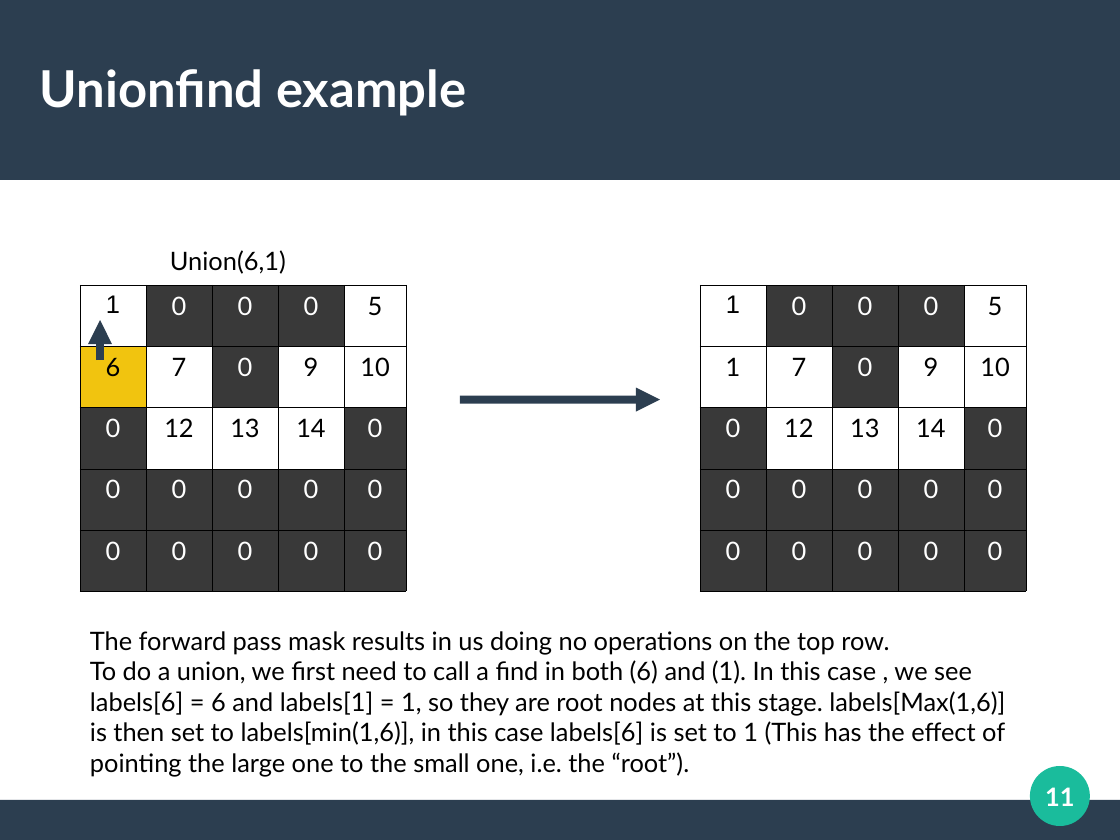
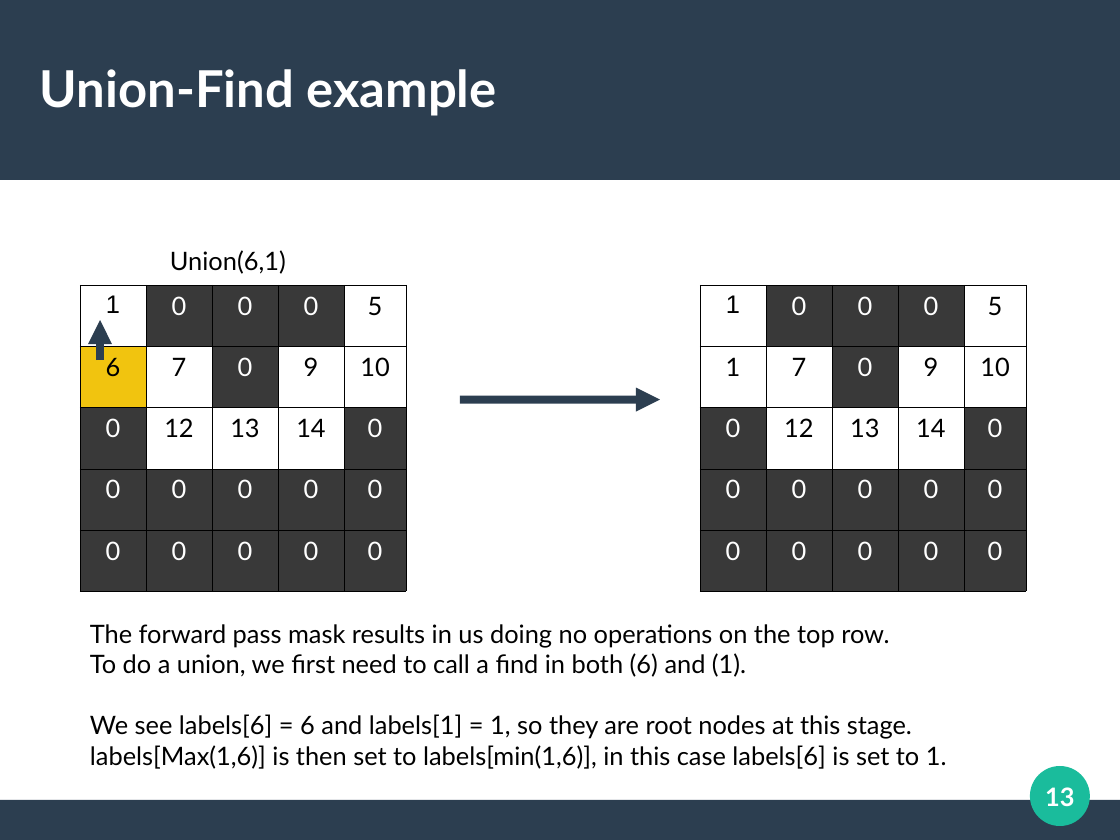
Before and after one commit to cycraig/ConnectedComponentsLabelling, a slide deck: slide 13 of presentation/Presentation.odp (slide 11 before the commit). Drawn at 1120x840 pixels with LibreOffice and Linux fonts; fonts in the diff are those of the drawing. Boxes give left, top, right and bottom in pixels: in the first picture for what was removed or moved away, otherwise in the second. Text is boxed around its words. In the diff, an @@ line names an element or a change of style, - is before the commit and + after.

```diff
--- a/presentation/Presentation.odp
+++ b/presentation/Presentation.odp
@@ title at box(40, 69, 497, 116): text changed @@
-Unionfind example
+Union-Find example
@@ text at box(90, 624, 947, 769): text changed @@
-The forward pass mask results in us doing no operations on the top row.
-To do a union, we first need to call a find in both (6) and (1). In this case , we see labels[6] = 6 and labels[1] = 1, so they are root nodes at this stage. labels[Max(1,6)] is then set to labels[min(1,6)], in this case labels[6] is set to 1 (This has the effect of pointing the large one to the small one, i.e. the “root”).
+The forward pass mask results in us doing no operations on the top row.
+To do a union, we first need to call a find in both (6) and (1).
+We see labels[6] = 6 and labels[1] = 1, so they are root nodes at this stage. labels[Max(1,6)] is then set to labels[min(1,6)], in this case labels[6] is set to 1.
@@ page number at box(1045, 787, 1074, 806): text changed @@
-11
+13
```
Also in this commit, not shown: 26 other slides changed, 4 slides added, 1 slide removed, 4 other files.
